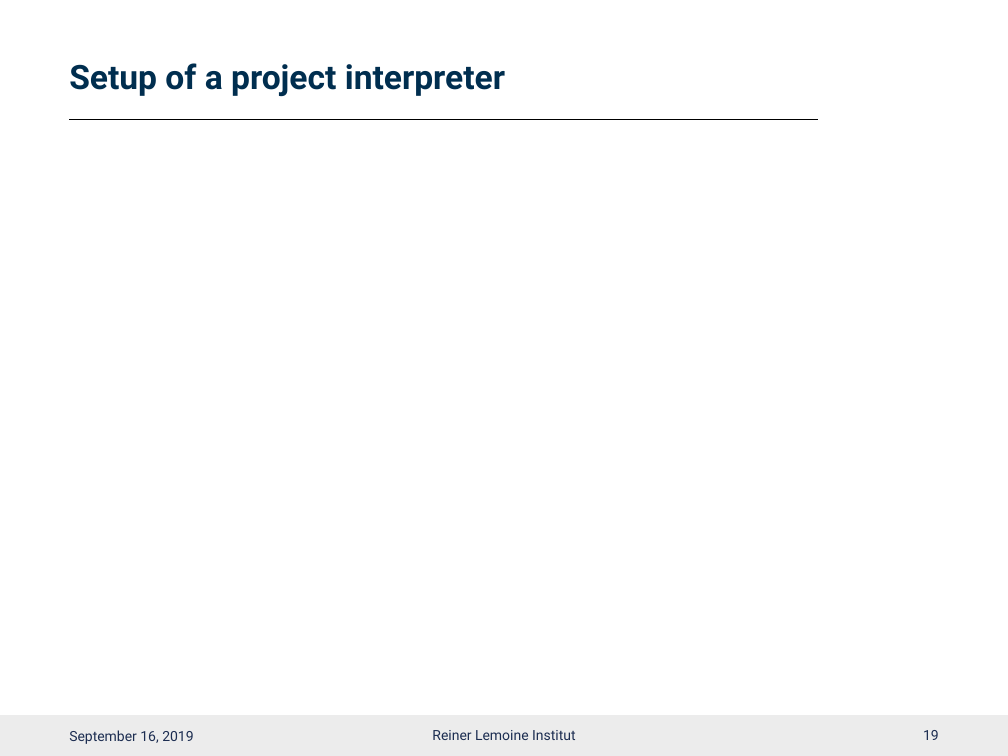
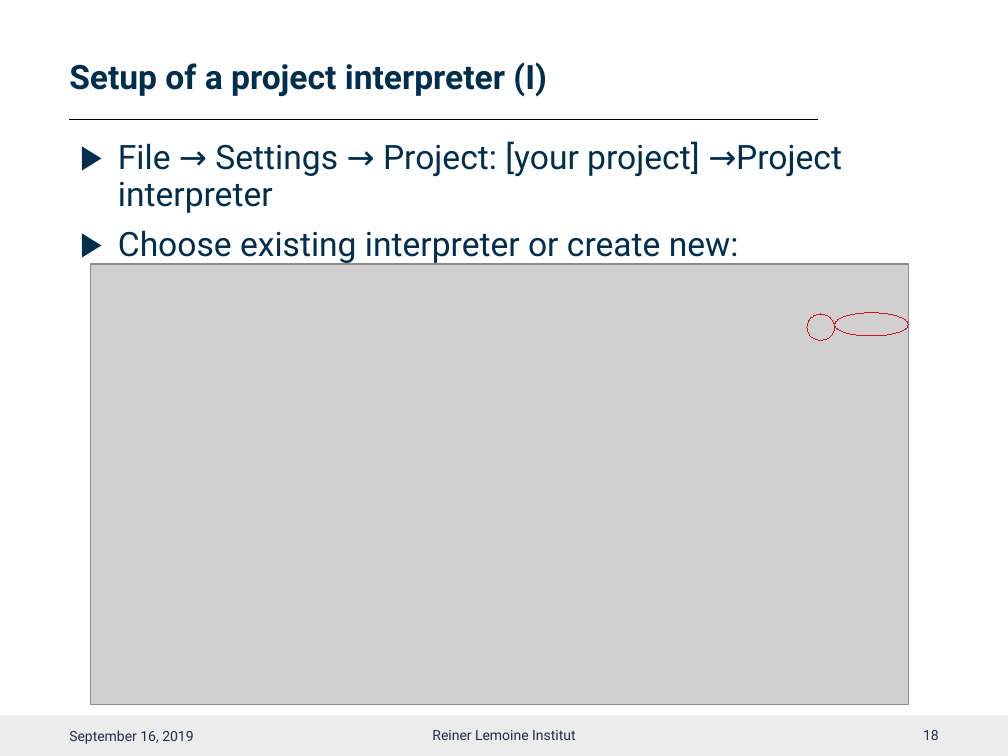
Before and after one commit to smartie2076/oemof_workshop, a slide deck: slide 19 of Oemof_Workshop_02_Installation.pptx (slide 20 before the commit). Drawn at 1008x756 pixels with LibreOffice and Linux fonts; fonts in the diff are those of the drawing; grey boxes stand for pictures; background and template pictures are left out. Boxes give left, top, right and bottom in pixels: in the first picture for what was removed or moved away, otherwise in the second. Text is boxed around its words. In the diff, an @@ line names an element or a change of style, - is before the commit and + after.

```diff
--- a/Oemof_Workshop_02_Installation.pptx
+++ b/Oemof_Workshop_02_Installation.pptx
@@ title at box(69, 62, 546, 97): text changed @@
-Setup of a project interpreter
+Setup of a project interpreter (I)
@@ text added at box(118, 141, 842, 264), 24 pt, text #002E4F @@
+▶ File → Settings → Project: [your project] →Project interpreter
+▶ Choose existing interpreter or create new:
@@ picture added at box(91, 264, 908, 705) @@
@@ ellipse added at box(807, 313, 835, 340), outline #CE181E 0.75 pt @@
@@ ellipse added at box(835, 312, 908, 336), outline #CE181E 0.75 pt @@
@@ page number at box(923, 730, 939, 740): text changed @@
-19
+18
```
Also in this commit, not shown: 2 other slides changed, 1 slide added, 1 slide removed, 4 other files.
